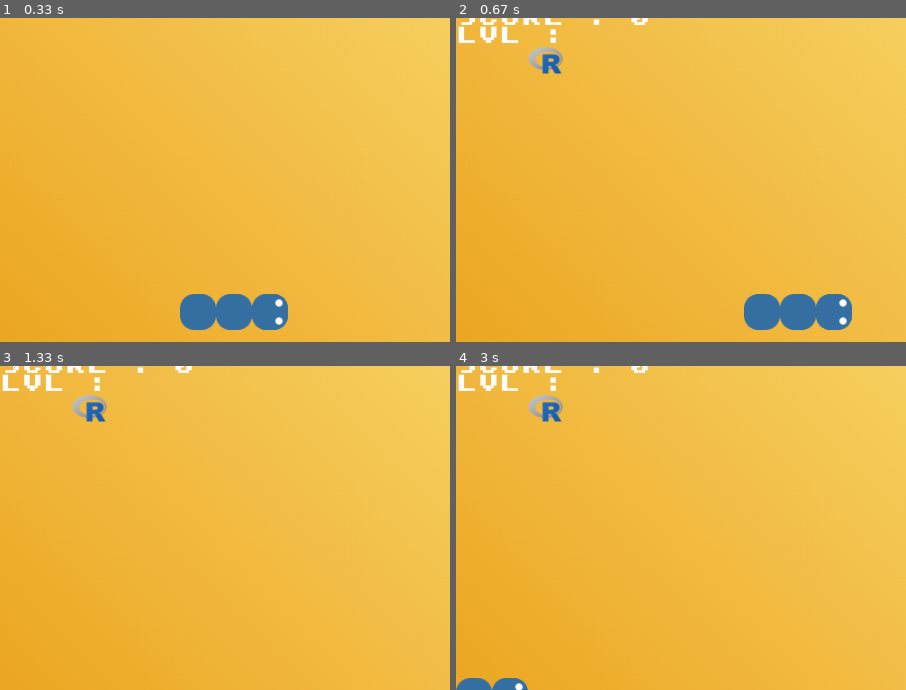
Above: before the commit, frames 1-4 (two rows, left to right).
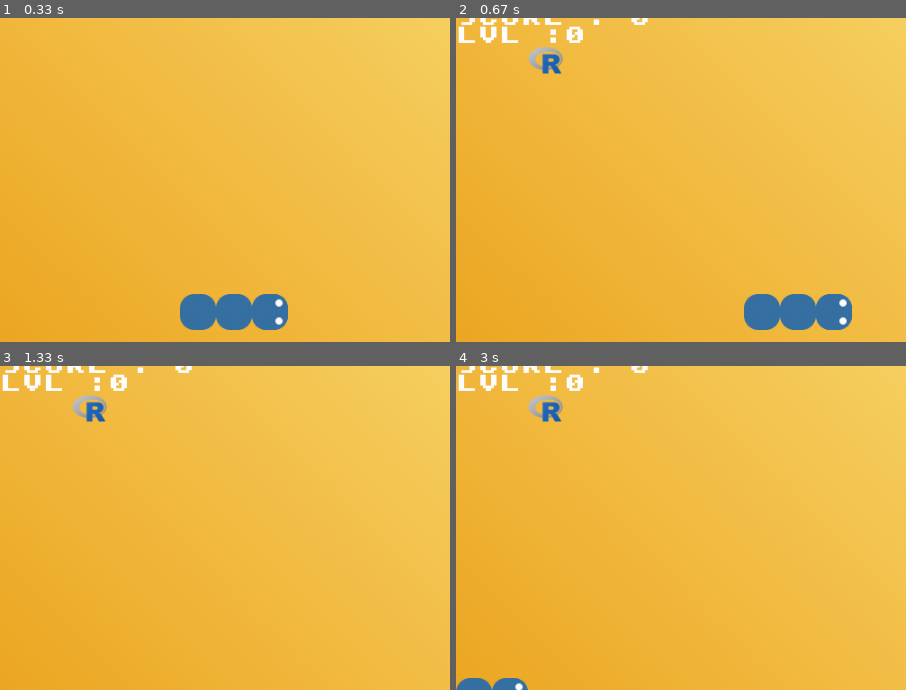
Above: after the commit, the same moments.

Repository: alexanderchainsaw/pygameHungryPythonOld
Game: pygame game, started from main.py
The game is run twice, just before and just after one commit, with the same random seed, the same clock (stepped at 60 frames per second) and the same inputs.
Inputs:
- Up to frame 1 (0.33 s): no input
- Up to frame 2 (0.67 s): hold Enter from 0.33 s (still down); hold Right from 0.33 s (still down)
- Up to frame 3 (1.33 s): release Enter at 0.8 s; release Right at 0.8 s; tap S at 0.83 s; hold Right from 1.23 s (still down)
- Up to frame 4 (3 s): release Right at 1.7 s; hold Up 1.73-2.03 s; hold Right 2.07-2.53 s; hold Left from 2.57 s (still down)
The pictures show only the part of the screen within x 0-50%, y 2-52%; the shares and areas given below are measured in that part.

Frame 1 is identical in both runs. In frame 2, 0.2% of the frame differs, in the area x 24-29%, y 2-8%; in frame 3, 0.2%; in frame 4, 0.2%.

Commit message:
level system
level system implemented, all thats left is to add other levels

Diff:
--- /dev/null
+++ b/levels.py
@@ -0,0 +1,11 @@
+zero = ()
+one = ((4, 0), (5, 0), (6, 0), (7, 0), (8, 0), (9, 0), (10, 0),
+       (11, 0), (12, 0), (13, 0), (14, 0), (15, 0),
+       (16, 0), (17, 0), (18, 0), (19, 0), (20, 0),
+       (4, 17), (5, 17), (6, 17), (7, 17), (8, 17), (9, 17), (10, 17),
+       (11, 17), (12, 17), (13, 17), (14, 17), (15, 17),
+       (16, 17), (17, 17), (18, 17), (19, 17), (20, 17),
+       (0, 4), (0, 5), (0, 6), (0, 7), (0, 8), (0, 9), (0, 10),
+       (0, 11), (0, 12), (0, 13),
+       (24, 4), (24, 5), (24, 6), (24, 7), (24, 8), (24, 9), (24, 10),
+       (24, 11), (24, 12), (24, 13))
--- a/main.py
+++ b/main.py
@@ -6,6 +6,7 @@
 from collections import deque
 
 import assets
+import levels
 
 WIDTH, HEIGHT = 1000, 720
 SQUARE_SIZE = 40
@@ -14,6 +15,7 @@
 FOOD_FOR_PYTHON = assets.FOOD_FOR_PYTHON
 game_time = pygame.time.Clock()
 speed = 10  # difficulty (higher = faster)
+LEVELS = (levels.zero, levels.one)
 
 
 def print_text(screen, font, x, y, text, font_color=(255, 255, 255)):
@@ -29,10 +31,10 @@
     return snake
 
 
-def create_food(snake):
+def create_food(snake, obstacle):
     food_x = random.randint(0, SQUARES_X)
     food_y = random.randint(0, SQUARES_Y)
-    while (food_x, food_y) in snake:
+    while (food_x, food_y) in snake or (food_x, food_y) in obstacle:
         food_x = random.randint(0, SQUARES_X)
         food_y = random.randint(0, SQUARES_Y)
     return food_x, food_y
@@ -45,13 +47,16 @@
     head_position = assets.HEAD_RIGHT
     main_font = pygame.font.Font('Assets/AtariClassic-gry3.ttf', 24)
     snake = init_snake()
-    food = create_food(snake)
+    lvl_index = 0
+    obstacles = LEVELS[lvl_index]
+    food = create_food(snake, obstacles)
     rand_food = random.choice(FOOD_FOR_PYTHON)
     pos = (1, 0)
-    running, start = False, False
+    running, start, lost = False, False, True
     score = 0
     flag = True  # preventing a bug ( simultaneous key presses causing game over )
     while True:
+        obstacles = LEVELS[lvl_index]
         screen.blit(assets.BACKGROUND, (0, 0))
         for event in pygame.event.get():
             if event.type == pygame.QUIT:
@@ -60,12 +65,20 @@
                 if event.key == pygame.K_ESCAPE:
                     sys.exit()
                 if event.key == pygame.K_RETURN and not running:
-                    flag, start, running = True, True, True
-                    snake = init_snake()
-                    food = create_food(snake)
-                    pos = (1, 0)
-                    head_position = assets.HEAD_RIGHT
-                    score = 0
+                    if lost:
+                        flag, start, running = True, True, True
+                        snake = init_snake()
+                        food = create_food(snake, obstacles)
+                        pos = (1, 0)
+                        head_position = assets.HEAD_RIGHT
+                        score = 0
+                        lvl_index = 0
+                    else:
+                        flag, start, running = True, True, True
+                        snake = init_snake()
+                        food = create_food(snake, obstacles)
+                        pos = (1, 0)
+                        head_position = assets.HEAD_RIGHT
                 elif event.key in (pygame.K_w, pygame.K_UP):
                     if flag and not pos[1]:
                         pos = (0, -1)
@@ -92,13 +105,13 @@
             if next_s == food:
                 score += 10
                 snake.appendleft(next_s)
-                food = create_food(snake)
+                food = create_food(snake, obstacles)
                 rand_food = random.choice(FOOD_FOR_PYTHON)
             else:
                 if 0 <= next_s[0] <= SQUARES_X and 0 <= next_s[1] <= SQUARES_Y \
-                        and next_s not in snake:
+                        and next_s not in snake and next_s not in obstacles:
                     snake.appendleft(next_s), snake.pop()
-                elif next_s[0] > SQUARES_X and next_s not in snake:
+                elif next_s[0] > SQUARES_X and next_s not in snake and next_s not in obstacles:
                     if (foo := (snake[0][0] + pos[0] - SQUARES_X - 1, snake[0][1] + pos[1])) in snake:
                         running = False
                     else:
@@ -106,9 +119,9 @@
                     if foo == food:
                         score += 10
                         snake.appendleft(foo)
-                        food = create_food(snake)
+                        food = create_food(snake, obstacles)
                         rand_food = random.choice(FOOD_FOR_PYTHON)
-                elif 0 > next_s[0] < SQUARES_X and next_s not in snake:
+                elif 0 > next_s[0] < SQUARES_X and next_s not in snake and next_s not in obstacles:
                     if (foo := (snake[0][0] + pos[0] + SQUARES_X + 1, snake[0][1] + pos[1])) in snake:
                         running = False
                     else:
@@ -116,9 +129,9 @@
                     if foo == food:
                         score += 10
                         snake.appendleft(foo)
-                        food = create_food(snake)
+                        food = create_food(snake, obstacles)
                         rand_food = random.choice(FOOD_FOR_PYTHON)
-                elif next_s[1] > SQUARES_Y and next_s not in snake:
+                elif next_s[1] > SQUARES_Y and next_s not in snake and next_s not in obstacles:
                     if (foo := (snake[0][0] + pos[0], snake[0][1] + pos[1] - SQUARES_Y - 1)) in snake:
                         running = False
                     else:
@@ -126,9 +139,9 @@
                     if foo == food:
                         score += 10
                         snake.appendleft(foo)
-                        food = create_food(snake)
+                        food = create_food(snake, obstacles)
                         rand_food = random.choice(FOOD_FOR_PYTHON)
-                elif 0 > next_s[1] < SQUARES_Y and next_s not in snake:
+                elif 0 > next_s[1] < SQUARES_Y and next_s not in snake and next_s not in obstacles:
                     if (foo := (snake[0][0] + pos[0], snake[0][1] + pos[1] + SQUARES_Y + 1)) in snake:
                         running = False
                     else:
@@ -136,10 +149,16 @@
                     if foo == food:
                         score += 10
                         snake.appendleft(foo)
-                        food = create_food(snake)
+                        food = create_food(snake, obstacles)
                         rand_food = random.choice(FOOD_FOR_PYTHON)
-                elif next_s in snake:
+                elif next_s in snake or next_s in obstacles:
                     running = False
+                    lost = True
+        if score == 100:
+            lvl_index = 1
+            running = False
+            lost = False
+            score = 0
         if running:
             screen.blit(rand_food,
                         (food[0] * SQUARE_SIZE, food[1] * SQUARE_SIZE, SQUARE_SIZE, SQUARE_SIZE))
@@ -148,26 +167,25 @@
                         SQUARE_SIZE * 2, SQUARE_SIZE * 2))
         screen.blit(head_position, (snake[0][0] * SQUARE_SIZE, snake[0][1] * SQUARE_SIZE,
                     SQUARE_SIZE * 2, SQUARE_SIZE * 2))
-        # painting obstacles
-        # pygame.draw.rect(screen, (0, 0, 0), (SQUARE_SIZE * 4, 0, SQUARE_SIZE*17, SQUARE_SIZE))
-        # pygame.draw.rect(screen, (0, 0, 0), (SQUARE_SIZE * 4, SQUARE_SIZE*17, SQUARE_SIZE*17, SQUARE_SIZE))
-        # pygame.draw.rect(screen, (0, 0, 0), (0, SQUARE_SIZE*4, SQUARE_SIZE, SQUARE_SIZE*10))
-        # pygame.draw.rect(screen, (0, 0, 0), (WIDTH-SQUARE_SIZE, SQUARE_SIZE*4, SQUARE_SIZE, SQUARE_SIZE*10))
+        if lvl_index == 1:
+            for obstacle in levels.one:
+                pygame.draw.rect(screen, (100, 100, 100),
+                                 (obstacle[0] * SQUARE_SIZE, obstacle[1] * SQUARE_SIZE, SQUARE_SIZE, SQUARE_SIZE))
 
         if running:
             print_text(screen, main_font, 0, 0, f'SCORE : {score}')
-            print_text(screen, main_font, 0, 20, f'LVL : ')
+            print_text(screen, main_font, 0, 20, f'LVL :{lvl_index}')
         if not running:
-            if start:
+            if start and lost:
                 print_text(screen, main_font, WIDTH // 2 - 100,
                            HEIGHT // 2, 'GAME OVER')
                 print_text(screen, main_font, WIDTH // 2 - 150,
                            HEIGHT // 2 + 75, f'SCORE : {score}')
                 print_text(screen, main_font, WIDTH // 2 - 100,
-                           HEIGHT // 2 + 110, f'LVL : ')
+                           HEIGHT // 2 + 110, f'LVL : {lvl_index}')
         if not running:
             print_text(screen, main_font, WIDTH // 2 - 250,
-                       HEIGHT // 2 + 150, "Press 'Enter' to start")
+                       HEIGHT // 2 + 150, f"Press 'Enter' to {('start', 'continue')[lvl_index]}")
         pygame.display.update()
         game_time.tick(speed)
 
